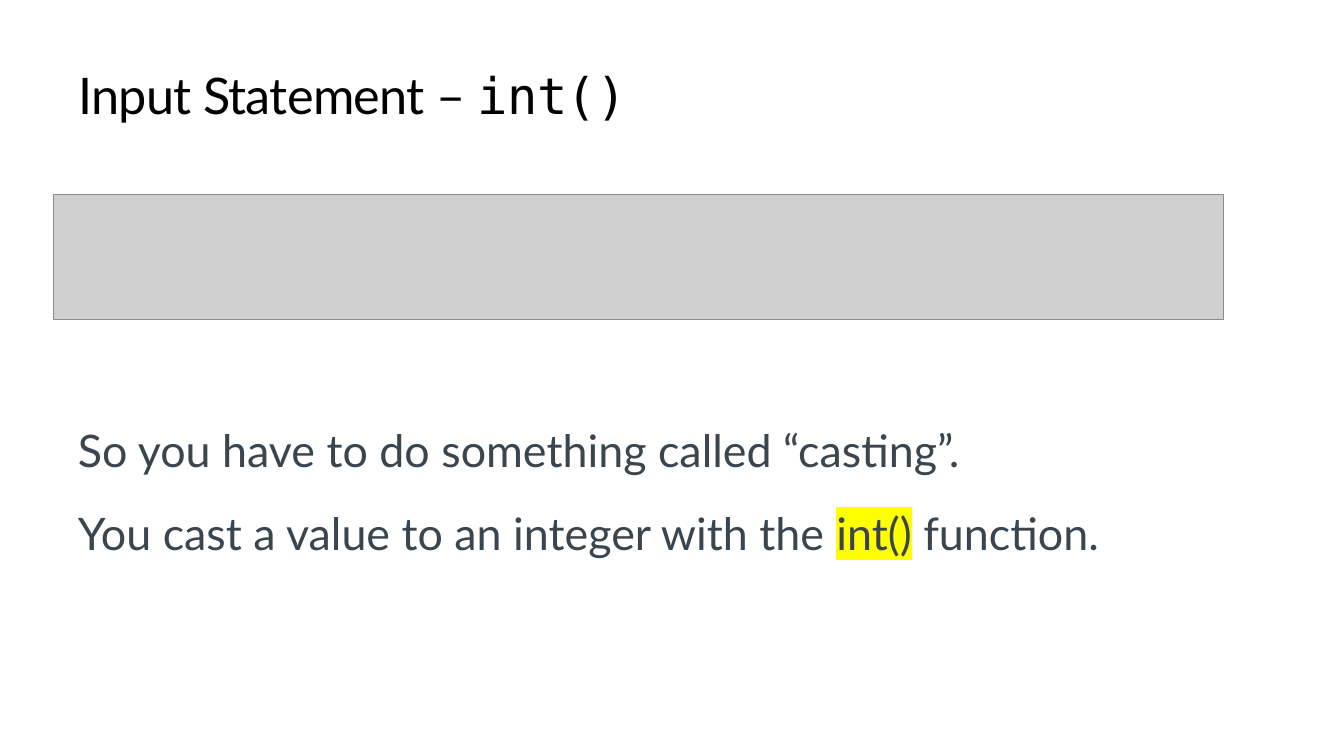
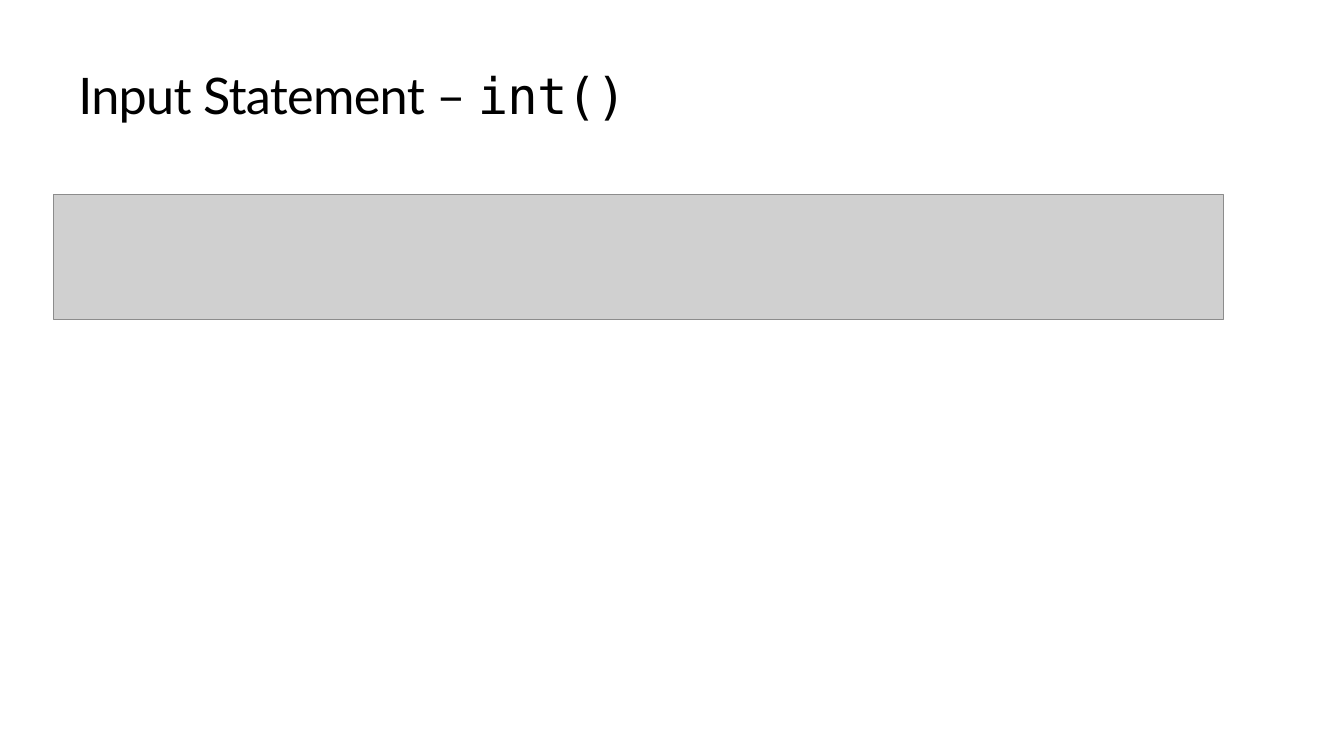
Before and after one commit to TEALSK12/2nd-semester-introduction-to-computer-science, a slide deck: slide 10 of units/1_unit/slidedecks/Intro Python 1.04 TEALS.pptx. Drawn at 1344x756 pixels with LibreOffice and Linux fonts; fonts in the diff are those of the drawing; grey boxes stand for pictures; background and template pictures are left out. Boxes give left, top, right and bottom in pixels: in the first picture for what was removed or moved away, otherwise in the second. Text is boxed around its words. In the diff, an @@ line names an element or a change of style, - is before the commit and + after.

Commit message:
Moved Casting from 1.04 to 2.01

```diff
--- a/units/1_unit/slidedecks/Intro Python 1.04 TEALS.pptx
+++ b/units/1_unit/slidedecks/Intro Python 1.04 TEALS.pptx
@@ text removed at (78,433,1099,558) @@
-So you have to do something called “casting”.
-You cast a value to an integer with the int() function.
```
Also in this commit, not shown: 3 slides removed, 4 other files.
